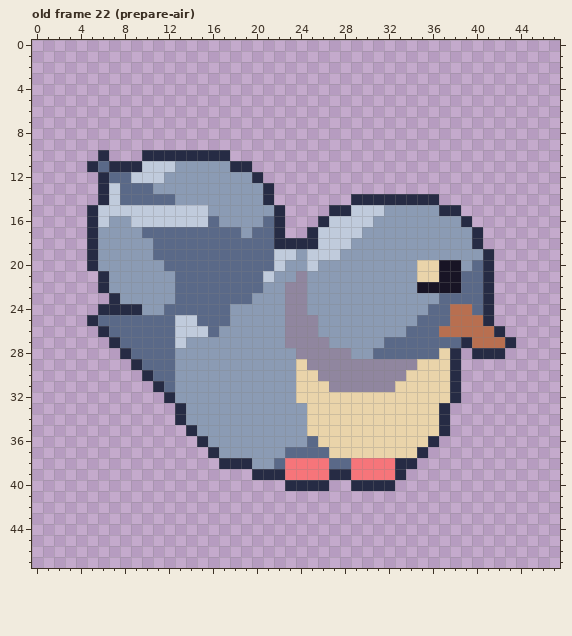
Two states of a pixel-art file, art/antagonists/pigeon-antagonist.aseprite. The picture above was drawn from the file before the commit.
48x48 pixels, 22 frames. Shown: old frame 22 (prepare-air).
And afterwards:
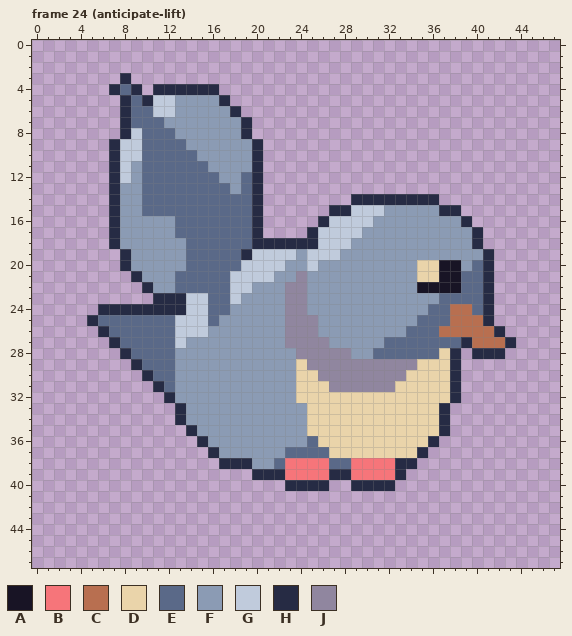
Palette (. is transparent): A #181425  B #f6757a  C #b86f50  D #ead4aa  E #5a6988  F #8b9bb4  G #c0cbdc  H #262b44  J #90869f
A new or re-ordered frame is compared with the old frame closest to it.
Commit: Add once-played boss lift anticipation poses
The edit:
frames 22 -> 25
Changed rows in their new state; - is an unchanged pixel.
Frame 24 (anticipate-lift) is new; against old frame 22 (prepare-air):
first column x 5:
 3 ---H--------------
 4 --HEH-HHHHHH------
 5 ---HEHGGFFFFH-----
 6 ---HEEGGFFFFFH----
 7 ---HEEEFFFFFFFH---
 8 ---HGEEEFFFFFFH---
 9 --HGGEEEEFFFFFFH--
10 -.HGGEEEEEFFFFFH--
11 ..-GFEEEEEE--FFH--
12 -.HGFEEEEEEE--E---
13 -.HFF-EEEEEEE-EH.-
14 -.HFF---EEEEEEEH.-
15 ..HFFEEEEEEEEEEH..
16 ..H-FFFFEEE-EEEH..
17 ..H--FFF------EH..
18 ..H---FFF------HH-
19 ...H--FFF-----HGG-
20 ...H---FF-----GGG-
21 -...H--------GGG--
22 -....H-------GGF--
23 --....HHHGG--GF---
24 -----HHHHGG-------
25 ----------G-F-----
26 -----------F------
